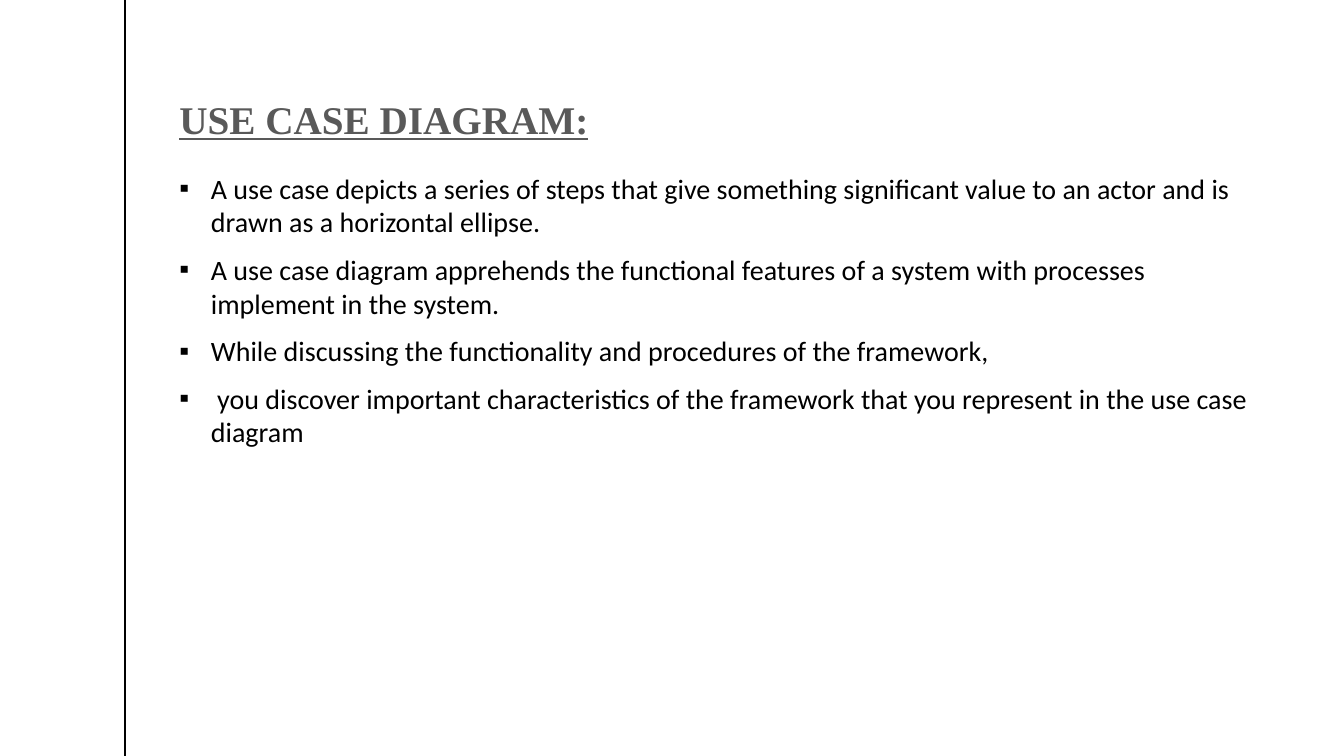
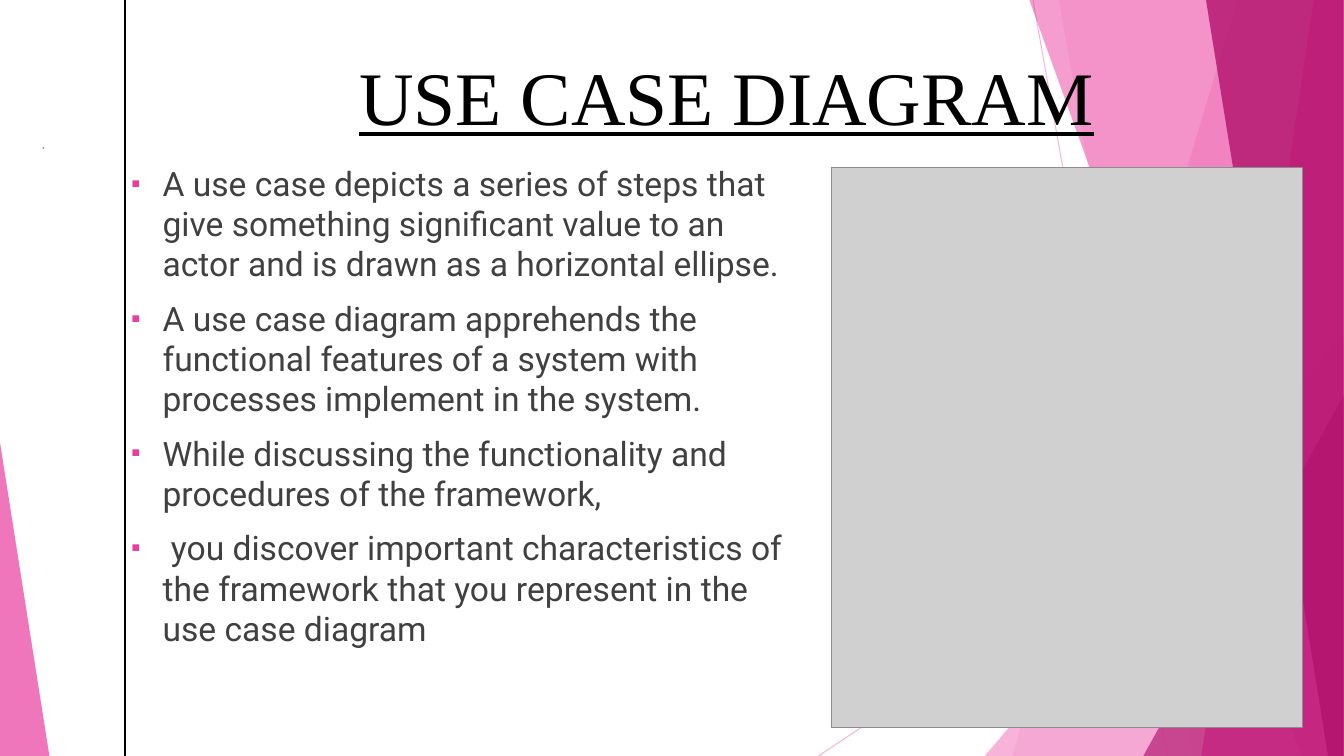
Before and after one commit to umangsaxena96/LibraryManangementSystem, a slide deck: slide 12 of DOCUMENTS/Library management system1.pptx (slide 15 before the commit). Drawn at 1344x756 pixels with LibreOffice and Linux fonts; fonts in the diff are those of the drawing; grey boxes stand for pictures. Boxes give left, top, right and bottom in pixels: in the first picture for what was removed or moved away, otherwise in the second. Text is boxed around its words. In the diff, an @@ line names an element or a change of style, - is before the commit and + after.

```diff
--- a/DOCUMENTS/Library management system1.pptx
+++ b/DOCUMENTS/Library management system1.pptx
@@ text "USE CASE DIAGRAM" at box(359, 67, 1094, 141): vertical alignment bottom to top @@
@@ text at box(359, 67, 1094, 141): text changed; size 28 to 54 pt; text colour #595959 to #000000; bold off @@
-USE CASE DIAGRAM:
+USE CASE DIAGRAM
@@ text "A use case depicts a ...": place and size @@
-text "A use case depicts a ..." at box(211, 179, 1247, 447)
+text "A use case depicts a ..." at box(163, 170, 782, 648)
@@ text "A use case depicts a ..." at box(163, 170, 782, 648): size 20 to 24 pt, font Calibri to Roboto, text colour #000000 to #404040 @@
@@ picture added at box(832, 167, 1303, 728) @@
@@ group added at box(0, 0, 1344, 756): 5 freeform shapes, 3 triangles, 2 lines @@
```
Also in this commit, not shown: 11 other slides changed, 1 slide added, 15 slides removed, 14 other files.
